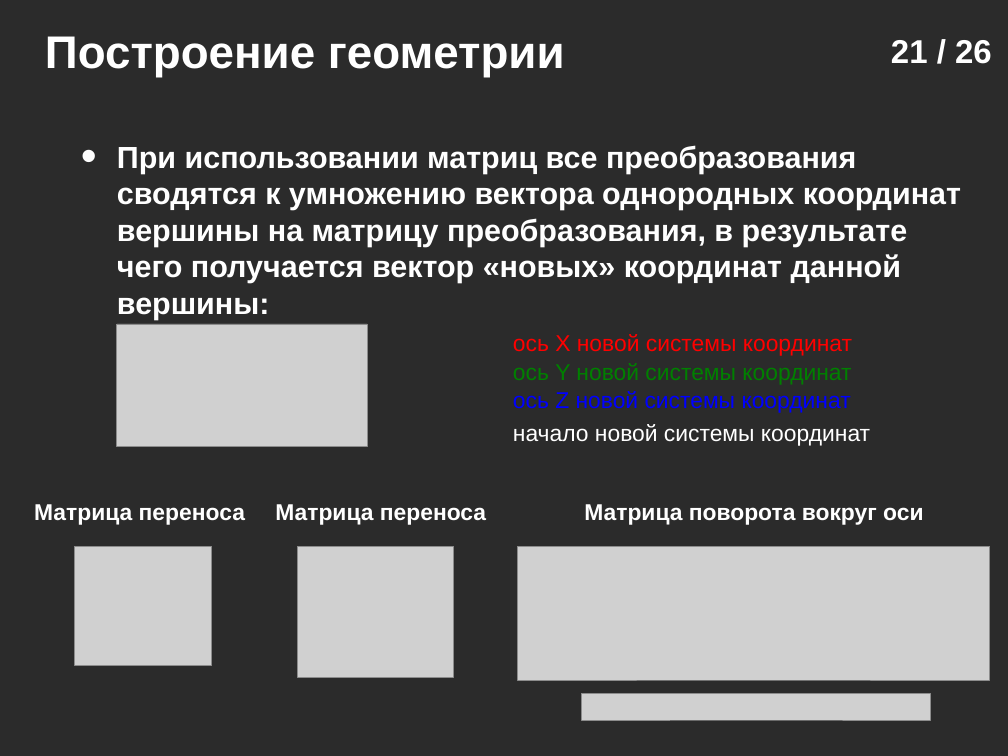
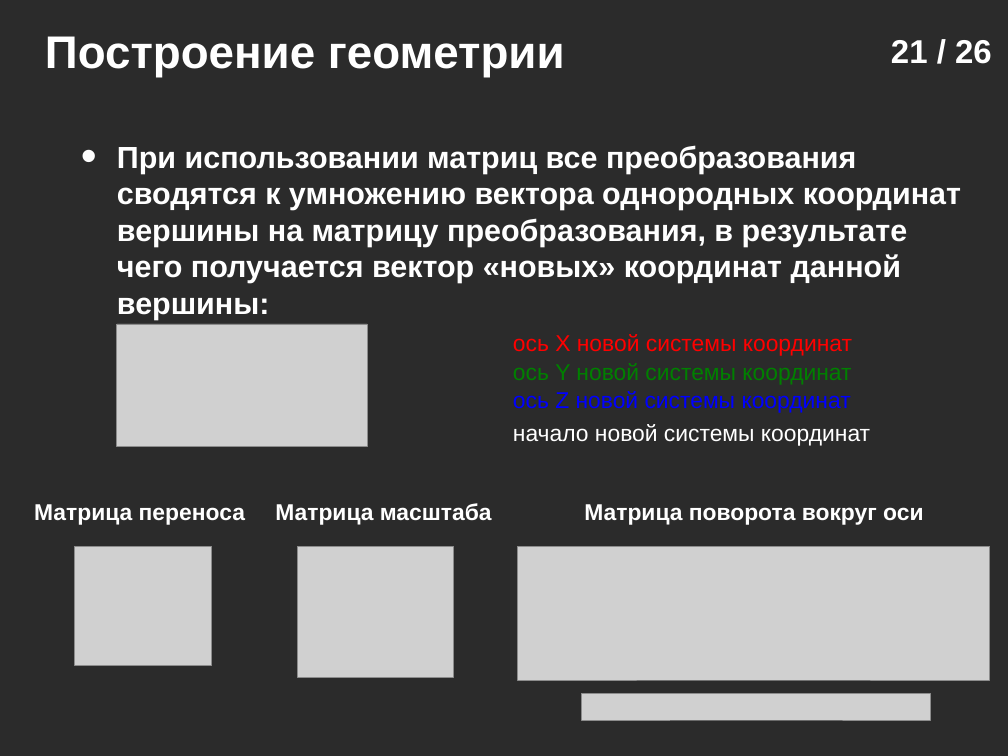
Before and after one commit to icosaeder/mmtech-lect, a slide deck: slide 21 of Лекции/Лекция №1/Лекция №1.odp. Drawn at 1008x756 pixels with LibreOffice and Linux fonts; fonts in the diff are those of the drawing; grey boxes stand for pictures; background and template pictures are left out; a plain dark background stands for a picture behind light text. Boxes give left, top, right and bottom in pixels: in the first picture for what was removed or moved away, otherwise in the second. Text is boxed around its words. In the diff, an @@ line names an element or a change of style, - is before the commit and + after.

Commit message:
updating lecture 1

```diff
--- a/Лекции/Лекция №1/Лекция №1.odp
+++ b/Лекции/Лекция №1/Лекция №1.odp
@@ text at (275, 503, 492, 525): text changed @@
-Матрица переноса
+Матрица масштаба
```
Also in this commit, not shown: 1 other file.
